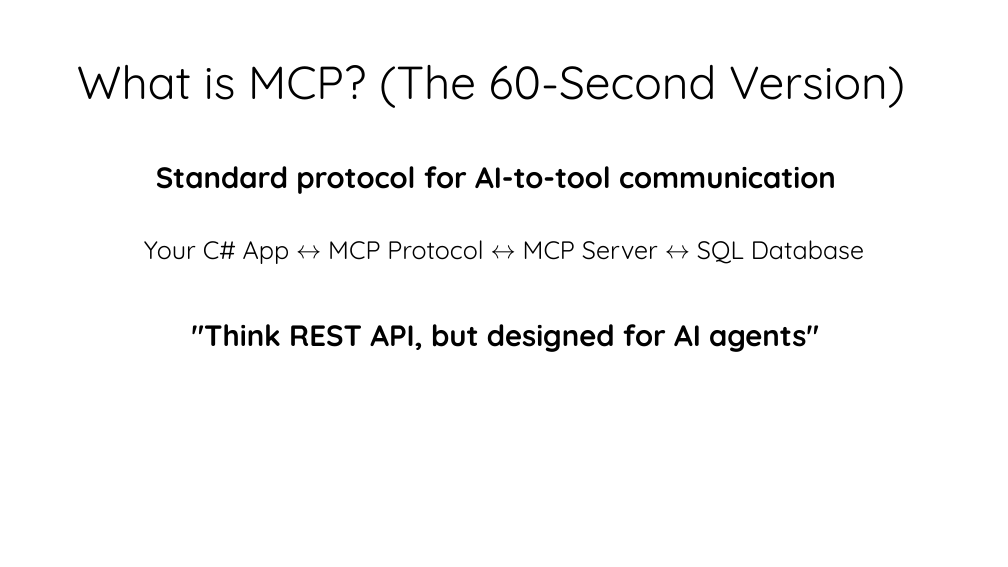
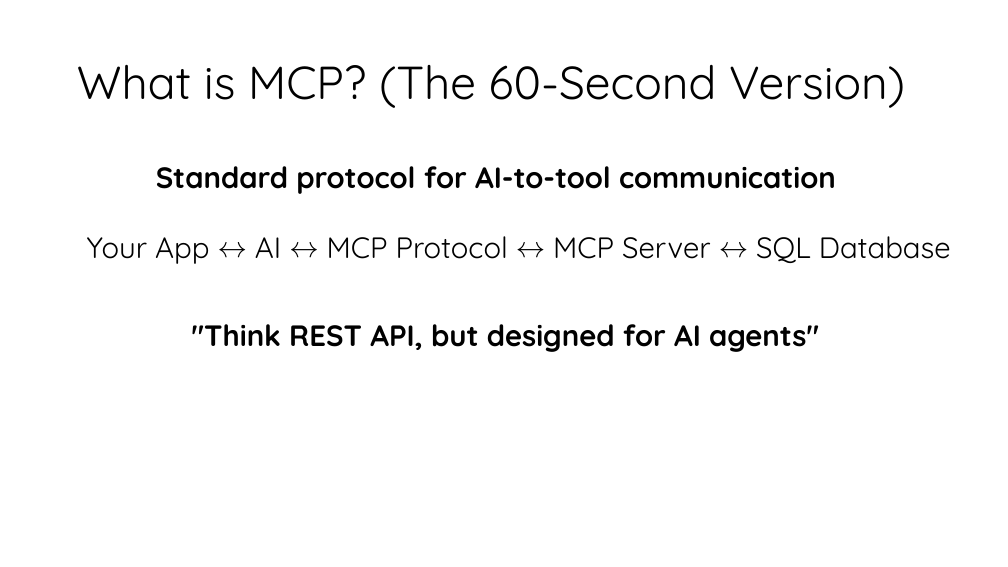
Before and after one commit to nielsberglund/presentations-2025, a slide deck: slide 7 of season-of-ai/mcp/deck/dotnet-mcp.pptx (slide 6 before the commit). Drawn at 1008x567 pixels with LibreOffice and Linux fonts; fonts in the diff are those of the drawing; background and template pictures are left out. Boxes give left, top, right and bottom in pixels: in the first picture for what was removed or moved away, otherwise in the second. Text is boxed around its words. In the diff, an @@ line names an element or a change of style, - is before the commit and + after.

```diff
--- a/season-of-ai/mcp/deck/dotnet-mcp.pptx
+++ b/season-of-ai/mcp/deck/dotnet-mcp.pptx
@@ text at [87,236,951,264]: text changed; size 24 to 28 pt @@
-Your C# App ↔ MCP Protocol ↔ MCP Server ↔ SQL Database
+Your App ↔ AI ↔ MCP Protocol ↔ MCP Server ↔ SQL Database
```
Also in this commit, not shown: 3 other slides changed, 7 slides added, 5 slides removed, 3 other files.
